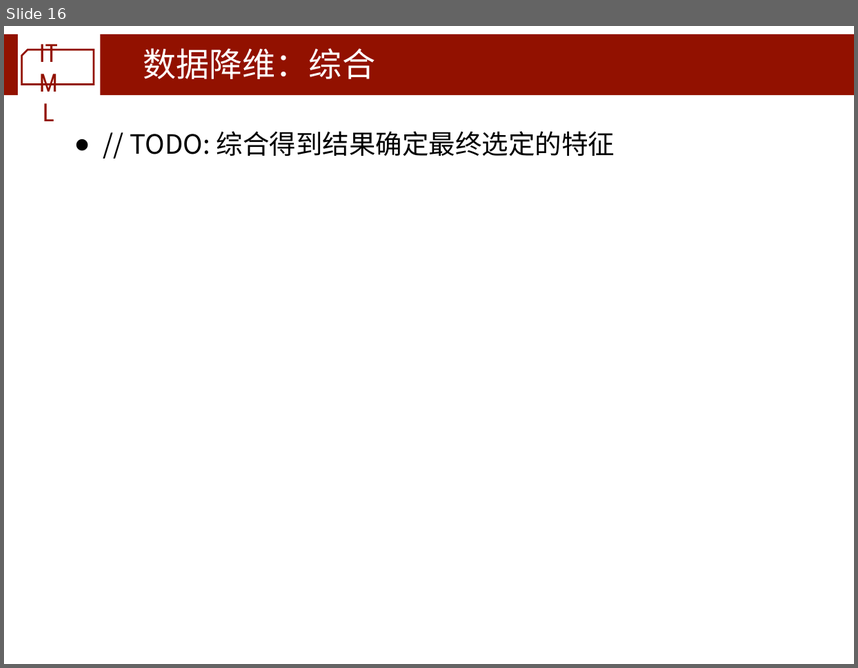
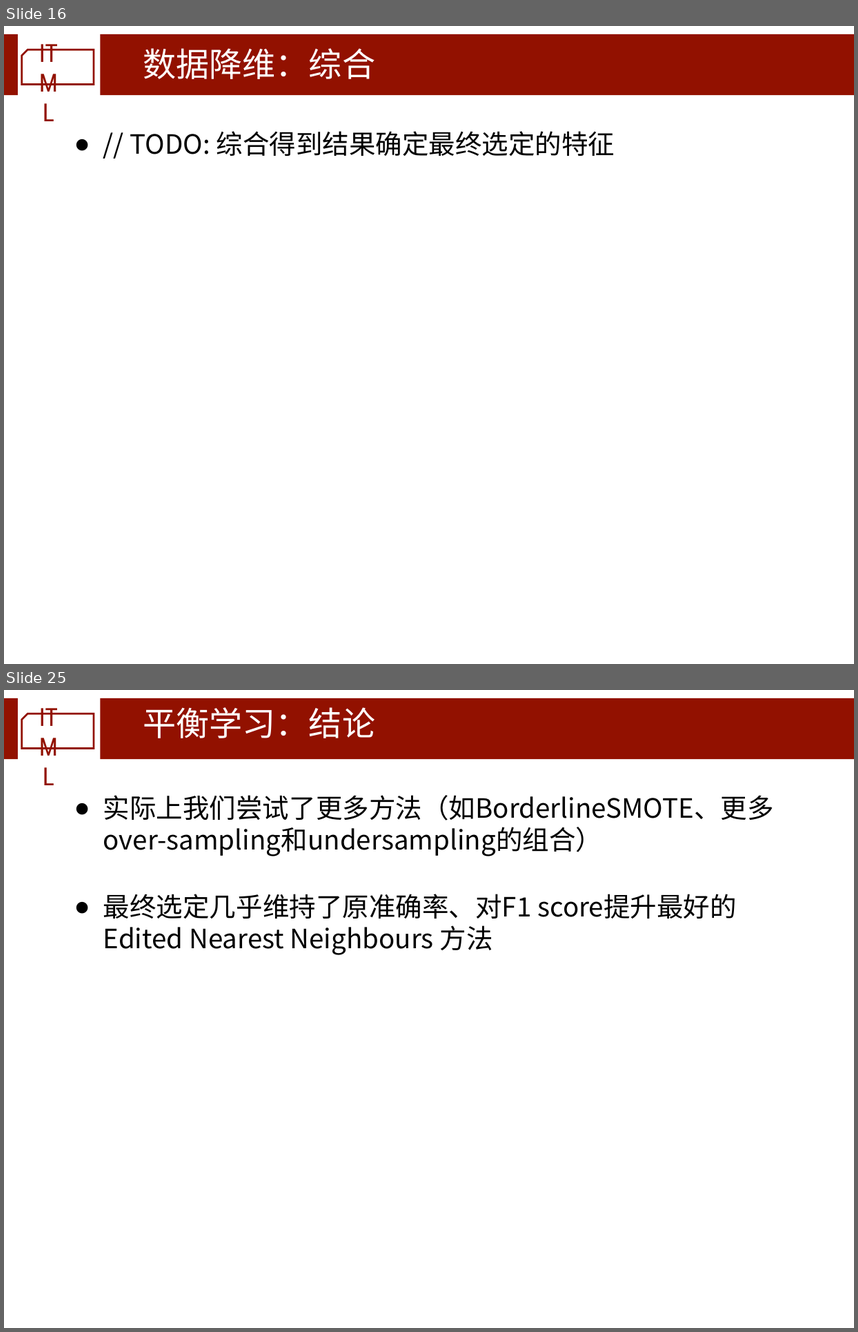
Before and after one commit to zhou-yuhan/Bankrupt-Prediction, a slide deck: 课程项目最终报告.pptx. Shown one above the other, each under a label of ours: slide 16 before the commit, slides 16 and 25 after it; the slides between them are not shown. The pictures are 858x668 and 858x1332 pixels, drawn with LibreOffice and Linux fonts; fonts in the diff are those of the drawing; background and template pictures are left out. Boxes give left, top, right and bottom in pixels: in the first picture for what was removed or moved away, otherwise in the second. Text is boxed around its words. In the diff, an @@ line names an element or a change of style, - is before the commit and + after.

```diff
--- a/课程项目最终报告.pptx
+++ b/课程项目最终报告.pptx
@@ slide 25 added at (4, 690, 854, 1328), background #FFFFFF; not listed: 4 template elements that a slide beside it also shows @@
@@ title added at (143, 707, 376, 738), 40 pt, text #FFFFFF @@
+平衡学习：结论
@@ text added at (103, 795, 774, 955), 32 pt, text #000000 @@
+● 实际上我们尝试了更多方法（如BorderlineSMOTE、更多over-sampling和undersampling的组合）
+● 最终选定几乎维持了原准确率、对F1 score提升最好的Edited Nearest Neighbours 方法
```
Also in this commit, not shown: 1 slide changed, 14 other slides added, 4 other files.
